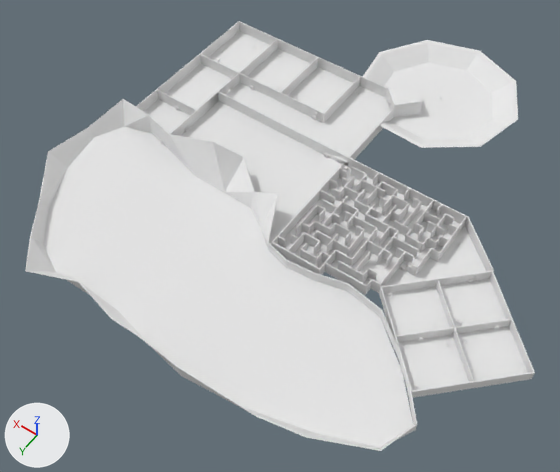
Before and after pictures for a commit that changed the OBJ model code/models/level_static/Grundwaende.obj.
One viewpoint serves both versions: a 50 mm lens placed at (-102.0, 169.0, 212.0), pointed at (-2.0, 29.0, -8.0). The lights are fixed; the arrows at lower left show +X, +Y and +Z. Where no turn or scale is listed for an object, it has been applied to the vertices. Vertices at the same position are counted once.

Before the edit, the objects in view are built like this:
```python
ob_blockade_cube_cube_018 = bpy.data.objects.new('Blockade_Cube_Cube.018', me_blockade_cube_cube_018)
ob_blockade_cube_cube_018.location = (0.0, 0.0, 0.0)
ob_blockade_mondsichel_cube_023 = bpy.data.objects.new('Blockade_Mondsichel_Cube.023', me_blockade_mondsichel_cube_023)
ob_blockade_mondsichel_cube_023.location = (0.0, 0.0, 0.0)
ob_blockade_pyramide_cube_022 = bpy.data.objects.new('Blockade_Pyramide_Cube.022', me_blockade_pyramide_cube_022)
ob_blockade_pyramide_cube_022.location = (0.0, 0.0, 0.0)
ob_blockade_stern_cube_028 = bpy.data.objects.new('Blockade_Stern_Cube.028', me_blockade_stern_cube_028)
ob_blockade_stern_cube_028.location = (0.0, 0.0, 0.0)
ob_boden_circle_006 = bpy.data.objects.new('Boden_Circle.006', me_boden_circle_006)
ob_boden_circle_006.location = (0.0, 0.0, 0.0)
ob_grundwände_circle = bpy.data.objects.new('Grundwände_Circle', me_grundwände_circle)
ob_grundwände_circle.location = (0.0, 0.0, 0.0)
ob_herzform_trigger_cube_cube_022 = bpy.data.objects.new('Herzform_Trigger_Cube_Cube.022', me_herzform_trigger_cube_cube_022)
ob_herzform_trigger_cube_cube_022.location = (0.0, 0.0, 0.0)
ob_mondsichelform_trigger1_cube_013 = bpy.data.objects.new('Mondsichelform_Trigger1_Cube.013', me_mondsichelform_trigger1_cube_013)
ob_mondsichelform_trigger1_cube_013.location = (0.0, 0.0, 0.0)
ob_mondsichelform_trigger2_cube_009 = bpy.data.objects.new('Mondsichelform_Trigger2_Cube.009', me_mondsichelform_trigger2_cube_009)
ob_mondsichelform_trigger2_cube_009.location = (0.0, 0.0, 0.0)
# also in view: 'Sperre_Ende_Cube' at (-8.0, -48.0, 1.0)
```
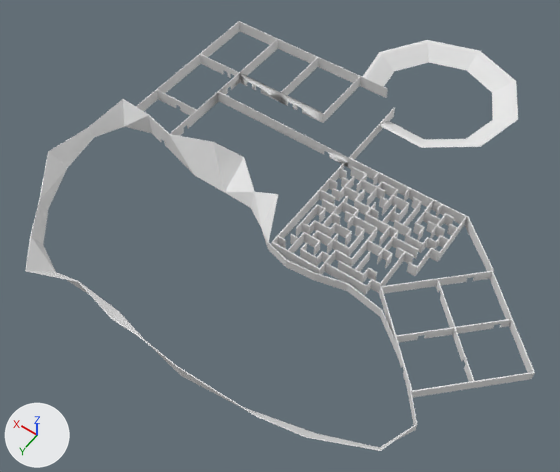
What differs and where, as boxes (x1, y1, x2, y2) in the pictures (560 x 472 px; the box of a moved part takes in the faces that stretch with it):
'Boden_Circle.006', deleted
    before: (43, 31, 528, 447)
'Sperre_Ende_Cube', deleted
    before: (386, 83, 422, 117)
'Blockade_Cube_Cube.018', deleted
    before: (312, 115, 406, 271)
'Blockade_Mondsichel_Cube.023', deleted
    before: (160, 85, 403, 373)
'Blockade_Stern_Cube.028', deleted
    before: (175, 106, 328, 158)
'Blockade_Pyramide_Cube.022', deleted
    before: (230, 76, 473, 283)
'TorHinweisWuerfel_Cube_Cube.007', deleted
    before: (314, 112, 412, 269)
'TorHinweisPyramide_Cube_Cube.009', deleted
    before: (233, 73, 478, 279)
part 1 of me_grundwände_circle, moved or reshaped
    before: (149, 54, 349, 166)
    after: (149, 54, 360, 167)
part 2 of me_grundwände_circle, moved or reshaped
    both: (379, 272, 511, 392)

The edits, one by one:
me_grundwände_circle is used by ob_grundwände_circle; location (0.0, 0.0, 0.0).
me_grundwände_circle had 947 vertices, 1736 faces and spanned x -100.0..82.0, y -91.0..99.0, z 0.0..15.0.
me_grundwände_circle now has 975 vertices, 1793 faces and spans x -100.0..82.0, y -91.0..99.0, z 0.0..15.0.
me_grundwände_circle part 1: 24 vertices moved from x 1.0..64.0, y -22.0..24.0, z 0.0..1.0 to x 1.0..65.0, y -22.0..24.0, z 0.0..2.0; 19 vertices removed from x 1.0..64.0, y -22.0..6.0, z 0.0..1.0; 47 vertices added at x 1.0..65.0, y -22.0..6.0, z 0.0..5.0.
me_grundwände_circle part 2: 16 vertices moved from x -84.0..-62.0, y 12.0..55.0, z 0.0..1.0 to x -84.0..-62.0, y 12.0..55.0, z 0.0..2.0; 16 vertices removed from x -83.0..-63.0, y 12.0..54.0, z 0.0..1.0; 16 vertices added at x -83.0..-63.0, y 12.0..54.0, z 0.0..2.0.
Object 'Blockade_Cube_Cube.018' (ob_blockade_cube_cube_018) is deleted.
Object 'Blockade_Mondsichel_Cube.023' (ob_blockade_mondsichel_cube_023) is deleted.
Object 'Blockade_Pyramide_Cube.022' (ob_blockade_pyramide_cube_022) is deleted.
Object 'Blockade_Stern_Cube.028' (ob_blockade_stern_cube_028) is deleted.
Object 'Boden_Circle.006' (ob_boden_circle_006) is deleted.
Object 'Herzform_Trigger_Cube_Cube.022' (ob_herzform_trigger_cube_cube_022) is deleted.
Object 'Mondsichelform_Trigger1_Cube.013' (ob_mondsichelform_trigger1_cube_013) is deleted.
Object 'Mondsichelform_Trigger2_Cube.009' (ob_mondsichelform_trigger2_cube_009) is deleted.
Object 'Pyramidenform_Trigger1_Cube.010' (ob_pyramidenform_trigger1_cube_010) is deleted.
Object 'Pyramidenform_Trigger2_Cube.014' (ob_pyramidenform_trigger2_cube_014) is deleted.
Object 'R2_Farbobjekt1_Text.001' (ob_r2_farbobjekt1_text_001) is deleted.
Object 'R2_Farbobjekt2_Icosphere.001' (ob_r2_farbobjekt2_icosphere_001) is deleted.
Object 'R2_Farbobjekt3_Torus.001' (ob_r2_farbobjekt3_torus_001) is deleted.
Object 'R2_Trigger1_Cube.003' (ob_r2_trigger1_cube_003) is deleted.
Object 'R2_Trigger2_Cube.002' (ob_r2_trigger2_cube_002) is deleted.
Object 'R2_Trigger3_Cube.001' (ob_r2_trigger3_cube_001) is deleted.
Object 'R2_Vorgabe1_Rot_Text' (ob_r2_vorgabe1_rot_text) is deleted.
Object 'R2_Vorgabe2_Gruen_Icosphere' (ob_r2_vorgabe2_gruen_icosphere) is deleted.
Object 'R2_Vorgabe3_Blau_Torus' (ob_r2_vorgabe3_blau_torus) is deleted.
Object 'R4_Trigger1_Cube.015' (ob_r4_trigger1_cube_015) is deleted.
Object 'R4_Trigger2_Cube.016' (ob_r4_trigger2_cube_016) is deleted.
Object 'R4_Trigger3_Cube.017' (ob_r4_trigger3_cube_017) is deleted.
Object 'Sperre_Ende_Cube' (ob_sperre_ende_cube) is deleted.
Object 'Sternform_Trigger2_Cube_Cube.026' (ob_sternform_trigger2_cube_cube_026) is deleted.
Object 'TorHinweisMond_Sphere.003' (ob_torhinweismond_sphere_003) is deleted.
Object 'TorHinweisPyramide_Cube_Cube.009' (ob_torhinweispyramide_cube_cube_009) is deleted.
Object 'TorHinweisStern_Cube_Cube.013' (ob_torhinweisstern_cube_cube_013) is deleted.
Object 'TorHinweisWuerfel_Cube_Cube.007' (ob_torhinweiswuerfel_cube_cube_007) is deleted.
Object 'Wuerfelform_Trigger_Cube.012' (ob_wuerfelform_trigger_cube_012) is deleted.
